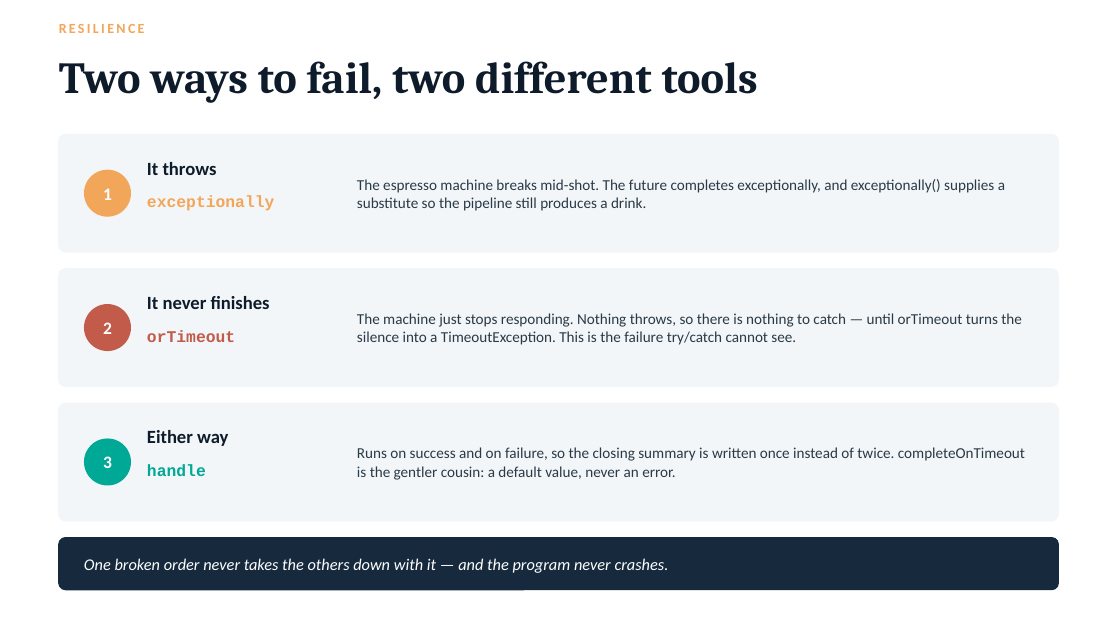
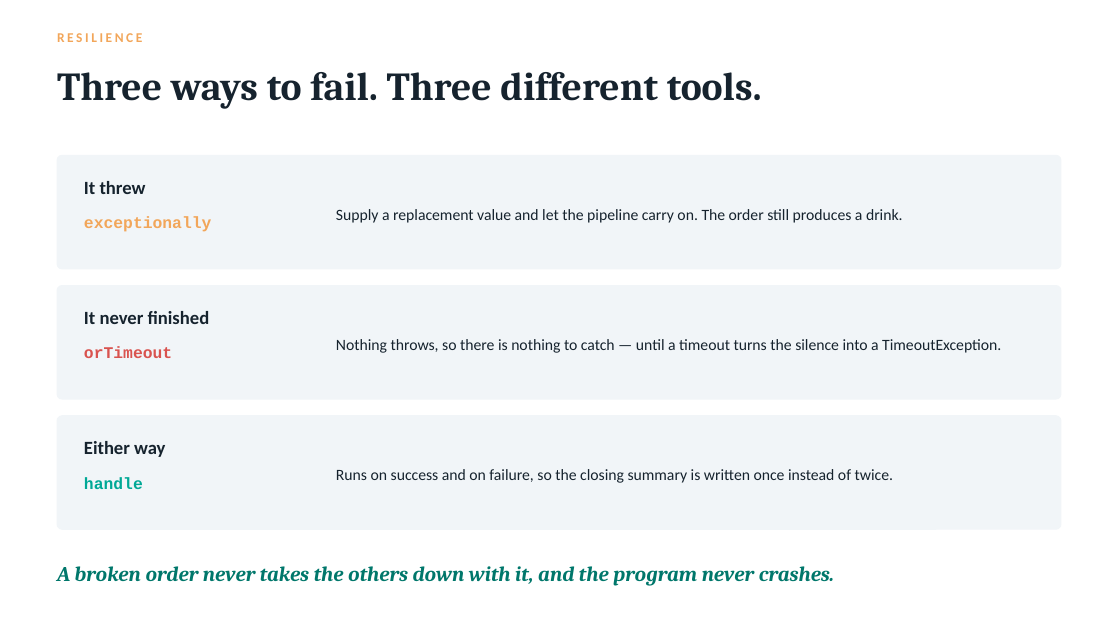
Before and after one commit to techadnank9/completablefuture-demo, a slide deck: slide 8 of CompletableFuture-Presentation.pptx (slide 10 before the commit). Drawn at 1120x630 pixels with LibreOffice and Linux fonts; fonts in the diff are those of the drawing. Boxes give left, top, right and bottom in pixels: in the first picture for what was removed or moved away, otherwise in the second. Text is boxed around its words. In the diff, an @@ line names an element or a change of style, - is before the commit and + after.

```diff
--- a/CompletableFuture-Presentation.pptx
+++ b/CompletableFuture-Presentation.pptx
@@ text "RESILIENCE": place and size @@
-text "RESILIENCE" at (59, 24, 145, 33)
+text "RESILIENCE" at (57, 33, 142, 42)
@@ text "RESILIENCE" at (57, 33, 142, 42): size 12 to 11.5 pt, letter spacing 2 to 2.2 pt @@
@@ text at (57, 72, 762, 109): text changed; size 38 to 34 pt; text colour #0E1B2A to #16232E @@
-Two ways to fail, two different tools
+Three ways to fail. Three different tools.
@@ fill #F2F6F8 to #F1F5F8; outline #F2F6F8 1 pt to #F1F5F8 1 pt; proportions changed in 3 elements at (57, 416, 1061, 529), (57, 286, 1061, 399), (57, 155, 1061, 269) @@
@@ rounded rectangle: place and size @@
-rounded rectangle at (59, 134, 1059, 252)
+rounded rectangle at (57, 155, 1061, 269)
@@ ellipse removed at (84, 170, 131, 217) @@
@@ text "exceptionally": place and size @@
-text "exceptionally" at (147, 195, 274, 211)
+text "exceptionally" at (84, 216, 211, 232)
@@ text at (84, 181, 146, 194): text changed; text colour #0E1B2A to #16232E @@
-It throws
+It threw
@@ text removed at (103, 188, 112, 200) @@
-1
@@ text at (336, 209, 903, 223): text changed; size 13 to 13.5 pt; text colour #2B3A47 to #16232E @@
-The espresso machine breaks mid-shot. The future completes exceptionally, and exceptionally() supplies a substitute so the pipeline still produces a drink.
+Supply a replacement value and let the pipeline carry on. The order still produces a drink.
@@ rounded rectangle: place and size @@
-rounded rectangle at (59, 269, 1059, 386)
+rounded rectangle at (57, 286, 1061, 399)
@@ text at (84, 311, 210, 324): text changed; text colour #0E1B2A to #16232E @@
-It never finishes
+It never finished
@@ ellipse removed at (84, 304, 131, 351) @@
@@ text removed at (103, 322, 112, 334) @@
-2
@@ text "orTimeout": place and size @@
-text "orTimeout" at (147, 330, 235, 342)
+text "orTimeout" at (84, 346, 172, 358)
@@ text "orTimeout" at (84, 346, 172, 358): text colour #C25B4A to #D9534F @@
@@ text at (336, 339, 1001, 353): text changed; size 13 to 13.5 pt; text colour #2B3A47 to #16232E @@
-The machine just stops responding. Nothing throws, so there is nothing to catch — until orTimeout turns the silence into a TimeoutException. This is the failure try/catch cannot see.
+Nothing throws, so there is nothing to catch — until a timeout turns the silence into a TimeoutException.
@@ rounded rectangle: place and size @@
-rounded rectangle at (59, 403, 1059, 521)
+rounded rectangle at (57, 416, 1061, 529)
@@ text "Either way": place and size @@
-text "Either way" at (147, 430, 228, 446)
+text "Either way" at (84, 441, 165, 457)
@@ text "Either way" at (84, 441, 165, 457): text colour #0E1B2A to #16232E @@
@@ ellipse removed at (84, 439, 131, 486) @@
@@ text "handle": place and size @@
-text "handle" at (147, 464, 206, 476)
+text "handle" at (84, 477, 143, 489)
@@ text removed at (103, 456, 112, 468) @@
-3
@@ text at (336, 469, 893, 483): text changed; size 13 to 13.5 pt; text colour #2B3A47 to #16232E @@
-Runs on success and on failure, so the closing summary is written once instead of twice. completeOnTimeout is the gentler cousin: a default value, never an error.
+Runs on success and on failure, so the closing summary is written once instead of twice.
@@ rounded rectangle removed at (59, 538, 1059, 590) @@
@@ text at (57, 566, 834, 586): text changed; size 14 to 18 pt; font Calibri to Cambria; text colour #FFFFFF to #00776B; bold on @@
-One broken order never takes the others down with it — and the program never crashes.
+A broken order never takes the others down with it, and the program never crashes.
```
Also in this commit, not shown: 3 other slides changed, 6 slides added, 7 slides removed, 1 other file.
